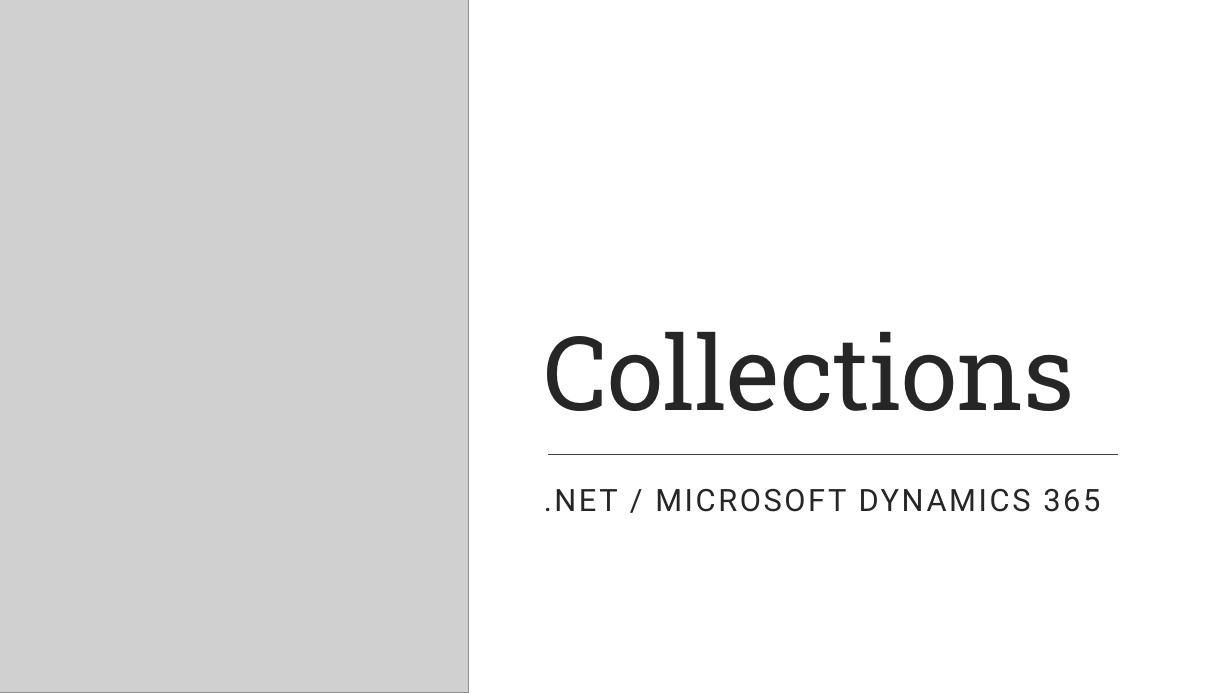
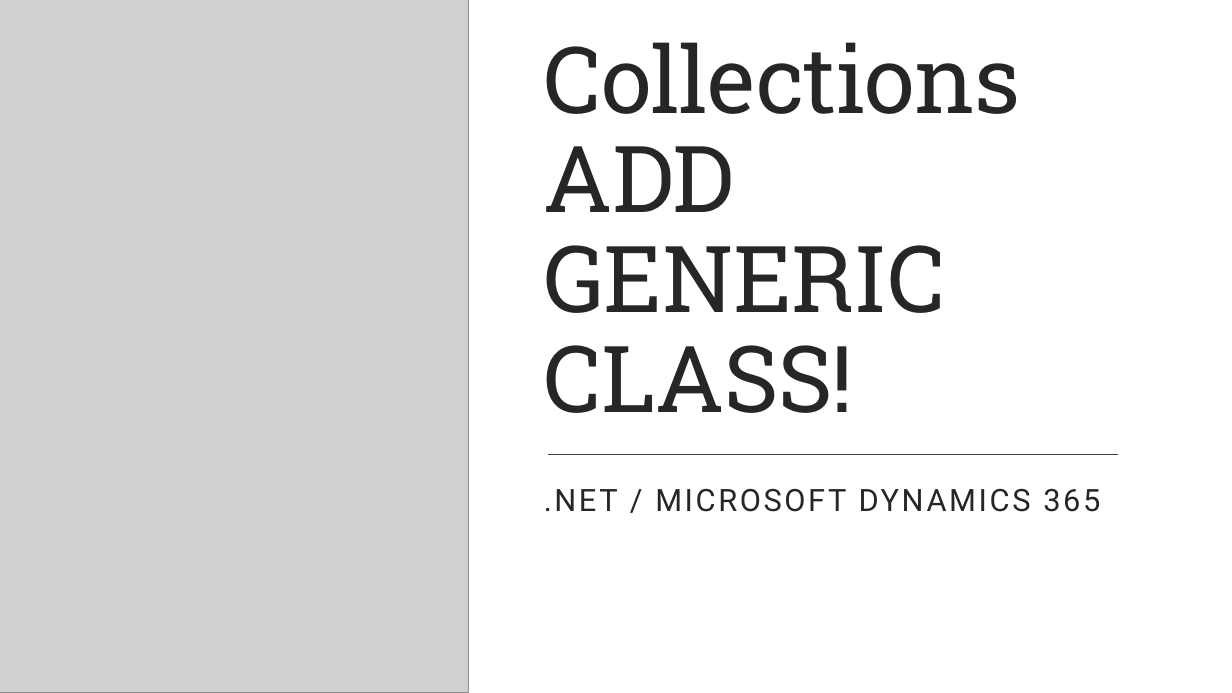
Before and after one commit to 2002-feb24-net/trainer-code, a slide deck: slide 1 of 1-csharp/MarksCodeAndPPTs/DotNetPPTs/D3_.NET_Collections.pptx. Drawn at 1232x693 pixels with LibreOffice and Linux fonts; fonts in the diff are those of the drawing; grey boxes stand for pictures. Boxes give left, top, right and bottom in pixels: in the first picture for what was removed or moved away, otherwise in the second. Text is boxed around its words. In the diff, an @@ line names an element or a change of style, - is before the commit and + after.

```diff
--- a/1-csharp/MarksCodeAndPPTs/DotNetPPTs/D3_.NET_Collections.pptx
+++ b/1-csharp/MarksCodeAndPPTs/DotNetPPTs/D3_.NET_Collections.pptx
@@ title at box(544, 42, 1021, 413): text changed; size 80 to 72 pt @@
-Collections
+Collections
+ADD GENERIC CLASS!
```
Also in this commit, not shown: 9 other slides changed, 9 other files.
